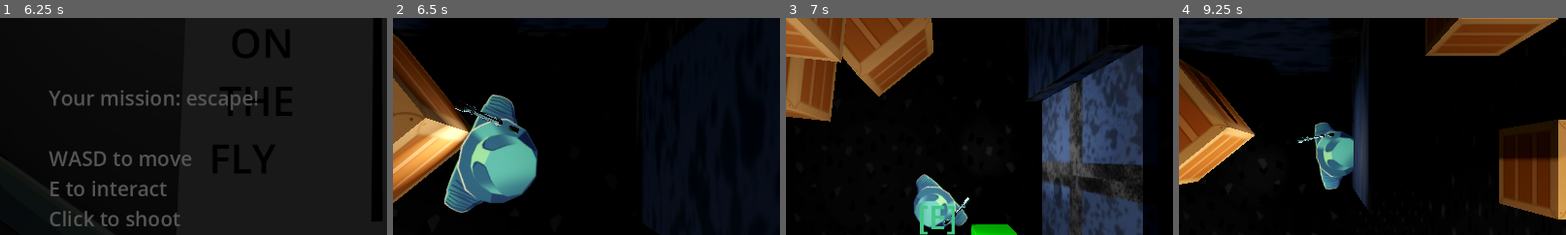
Above: before the commit, frames 1-4 (left to right).
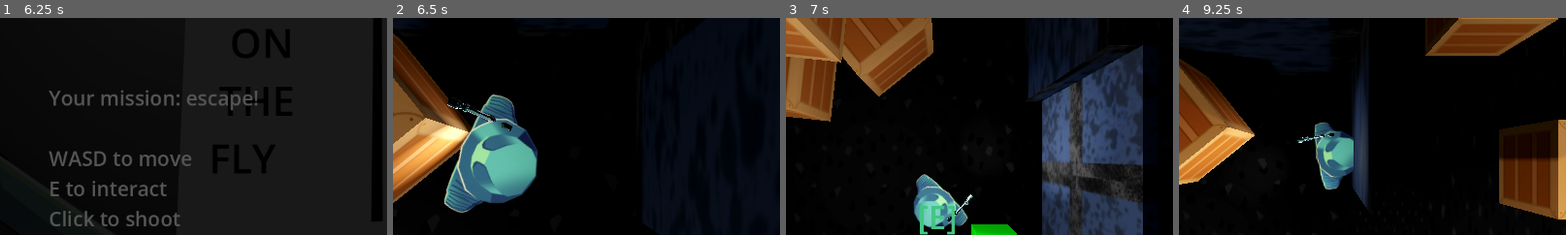
Above: after the commit, the same moments.

Repository: Evanator05/albertagamejam2023
Game: Godot game, scene res://Scenes/Title.tscn
The game is run twice, just before and just after one commit, with the same random seed, the same clock (stepped at 60 frames per second) and the same inputs.
Inputs (mouse positions are % of the whole screen's width and height, from its top left):
- Up to frame 1 (6.25 s): click (74, 78) at 0.5 s; click "Kick Butt" at 1.25 s; tap Enter every 0.75 s from 2 to 5.75 s; move the mouse to (72, 45) at 2.02 s; hold D (moveRight) 2.03-2.78 s; tap E (interact) at 2.1, 3.6, 5.1 s; move the mouse to (30, 55) at 2.77 s; hold S (moveDown) 2.78-3.53 s; click (30, 55) at 2.85 s; move the mouse to (60, 28) at 3.52 s; hold D (moveRight) 3.53-4.28 s; move the mouse to (45, 70) at 4.27 s; hold W (moveUp) 4.28-5.03 s; click (45, 70) at 4.35 s; move the mouse to (80, 65) at 5.02 s; hold A (moveLeft) from 5.03 s (still down); move the mouse to (20, 35) at 5.77 s; click (20, 35) at 5.85 s
- Up to frame 2 (6.5 s): keep holding A (moveLeft)
- Up to frame 3 (7 s): move the mouse to (55, 50) at 6.52 s; release A (moveLeft) at 6.53 s; hold S (moveDown) from 6.53 s (still down); tap E (interact) at 6.6 s
- Up to frame 4 (9.25 s): move the mouse to (35, 25) at 7.27 s; release S (moveDown) at 7.28 s; hold D (moveRight) 7.28-8.03 s; click (35, 25) at 7.35 s; move the mouse to (72, 45) at 8.02 s; hold W (moveUp) 8.03-8.78 s; tap E (interact) at 8.1 s; move the mouse to (30, 55) at 8.77 s; hold D (moveRight) from 8.78 s (still down); click (30, 55) at 8.85 s
The pictures show only the part of the screen within x 30-80%, y 18-68%; the shares and areas given below are measured in that part.

Frame 1 is identical in both runs. In frame 2, 0.4% of the frame differs, in the area x 14-33%, y 37-54%; in frame 3, 0.2%; in frame 4, 0.3%.

Commit message:
Turn off Gun Model Shadow

Diff:
--- a/Scenes/Gun.tscn
+++ b/Scenes/Gun.tscn
@@ -41,7 +41,7 @@
 [node name="Gun" instance=ExtResource("1_q43v6")]
 
 [node name="Node" parent="." index="0"]
-transform = Transform3D(1, 0, 0, 0, 1, 0, 0, 0, 1, 0, 0, 0.1)
+cast_shadow = 0
 surface_material_override/0 = SubResource("StandardMaterial3D_aq8kt")
 surface_material_override/1 = SubResource("StandardMaterial3D_ur1do")
 surface_material_override/2 = SubResource("StandardMaterial3D_tcdsi")
